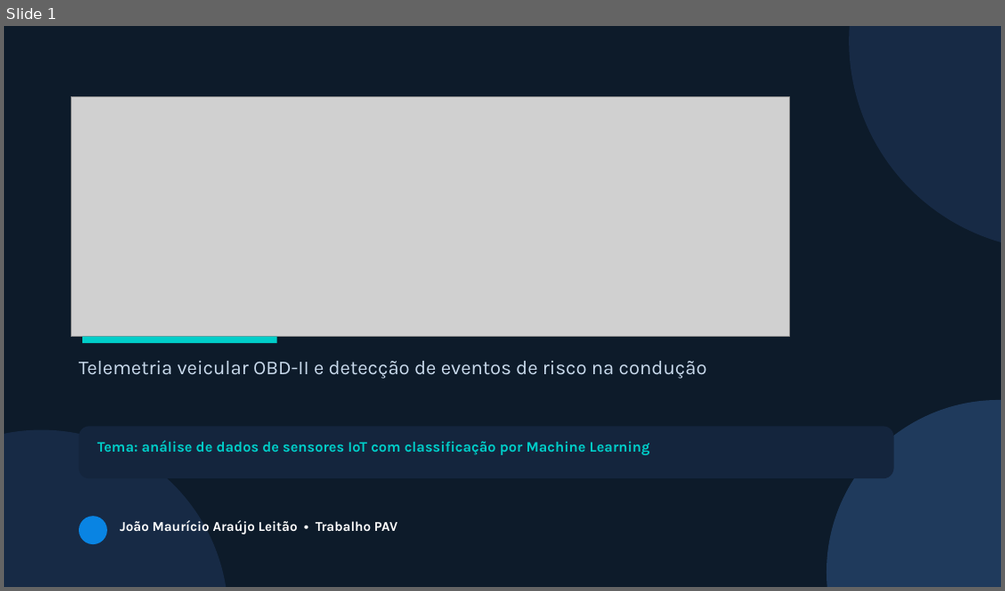
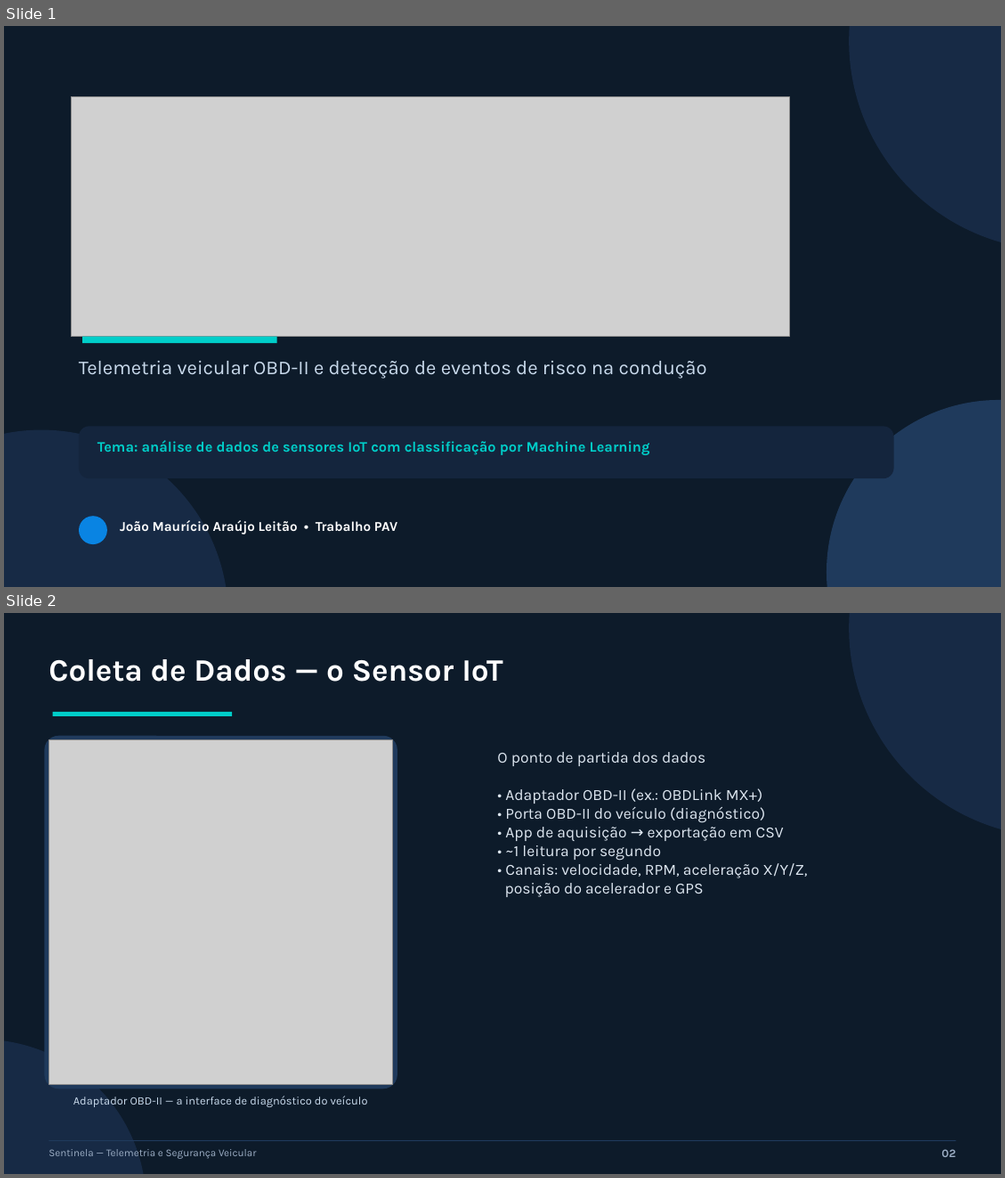
Before and after one commit to joaomauricio22/sensores-iot, a slide deck: apresentacao/slides_pav.pptx. Shown one above the other, each under a label of ours: slide 1 before the commit, slides 1 and 2 after it. The pictures are 1005x591 and 1005x1178 pixels, drawn with LibreOffice and Linux fonts; fonts in the diff are those of the drawing; grey boxes stand for pictures. Boxes give left, top, right and bottom in pixels: in the first picture for what was removed or moved away, otherwise in the second. Text is boxed around its words. In the diff, an @@ line names an element or a change of style, - is before the commit and + after.

Commit message:
Relatorio visual (HTML), slide de coleta IoT e capturas em tela cheia

```diff
--- a/apresentacao/slides_pav.pptx
+++ b/apresentacao/slides_pav.pptx
@@ slide 2 added at [4,613,1001,1174], background #FFFFFF @@
@@ rectangle added at [4,613,1001,1174], fill #0D1B2A @@
@@ ellipse added at [849,613,1001,837], fill #172A45 @@
@@ text added at [48,659,502,682], 30 pt, text #FFFFFF, bold @@
+Coleta de Dados — o Sensor IoT
@@ rectangle added at [53,712,232,716], fill #00CEC9 @@
@@ rounded rectangle added at [44,736,397,1088], fill #1F3A5C @@
@@ picture added at [48,740,393,1084] @@
@@ text added at [497,752,808,897], 15 pt, text #DEE7F1 @@
+O ponto de partida dos dados
+• Adaptador OBD-II (ex.: OBDLink MX+)
+• Porta OBD-II do veículo (diagnóstico)
+• App de aquisição → exportação em CSV
+• ~1 leitura por segundo
+• Canais: velocidade, RPM, aceleração X/Y/Z,
+posição do acelerador e GPS
@@ ellipse added at [4,1039,146,1174], fill #172A45 @@
@@ text added at [73,1095,368,1107], 11 pt, text #C9DAEC @@
+Adaptador OBD-II — a interface de diagnóstico do veículo
@@ rectangle added at [48,1140,956,1141], fill #1F3A5C @@
@@ text added at [48,1149,257,1159], 10 pt, text #9BADC4 @@
+Sentinela — Telemetria e Segurança Veicular
@@ text added at [941,1149,955,1157], 11 pt, text #9BADC4, bold @@
+02
```
Also in this commit, not shown: 14 slides changed, 2 other slides added, 14 other files.
